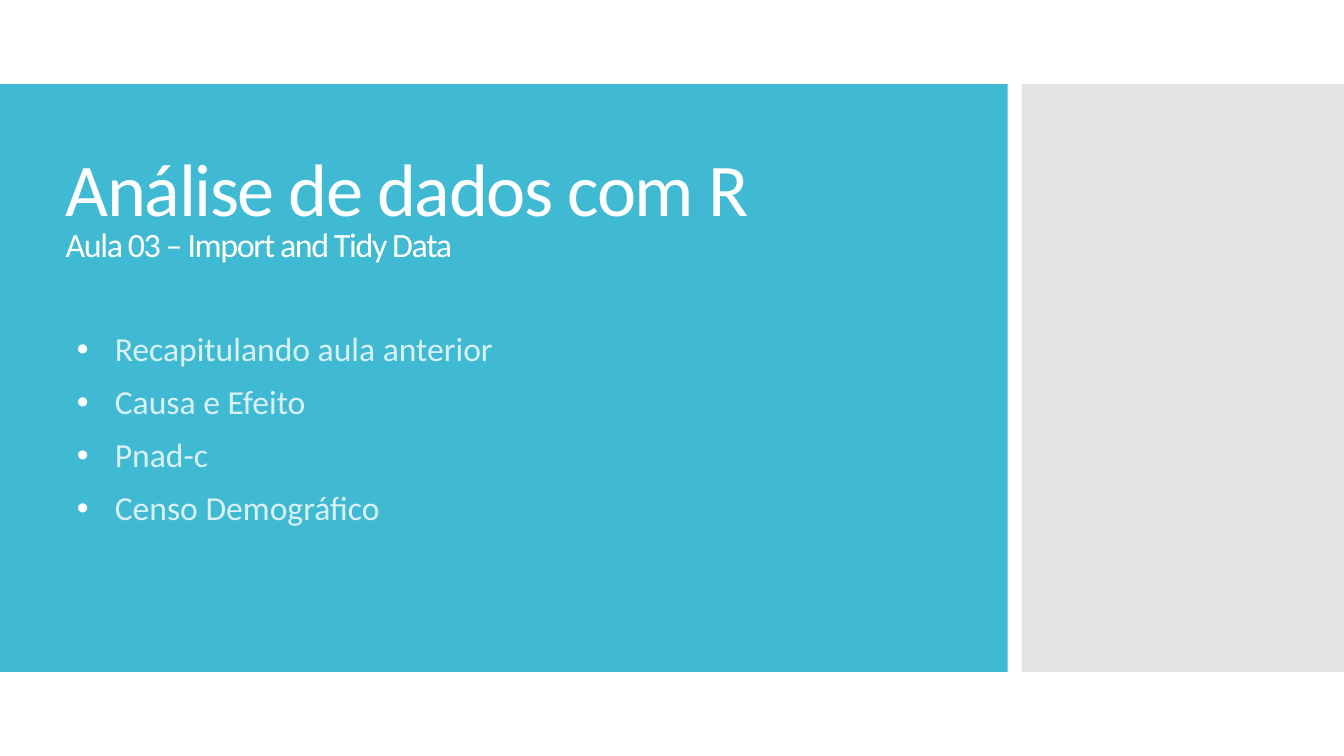
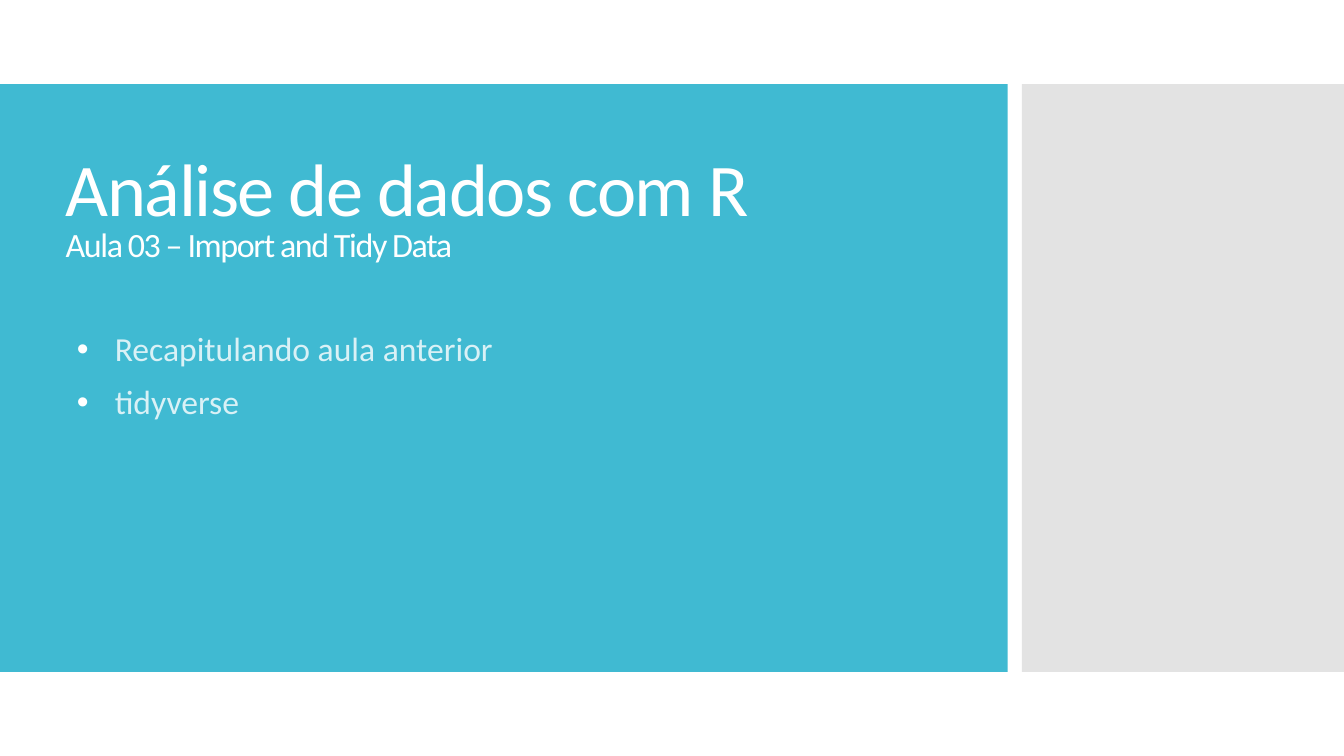
Before and after one commit to victorgalcantara/R-Intro, a slide deck: slide 1 of A03 - Mão na massa/A03 - Import and Tidy Data.pptx. Drawn at 1344x756 pixels with LibreOffice and Linux fonts; fonts in the diff are those of the drawing. Boxes give left, top, right and bottom in pixels: in the first picture for what was removed or moved away, otherwise in the second. Text is boxed around its words. In the diff, an @@ line names an element or a change of style, - is before the commit and + after.

```diff
--- a/A03 - Mão na massa/A03 - Import and Tidy Data.pptx
+++ b/A03 - Mão na massa/A03 - Import and Tidy Data.pptx
@@ subtitle at (115, 390, 239, 420): text changed @@
-• Causa e Efeito
-• Pnad-c
-• Censo Demográfico
+• tidyverse
```
Also in this commit, not shown: 19 slides added, 1 slide removed, 6 other files.
